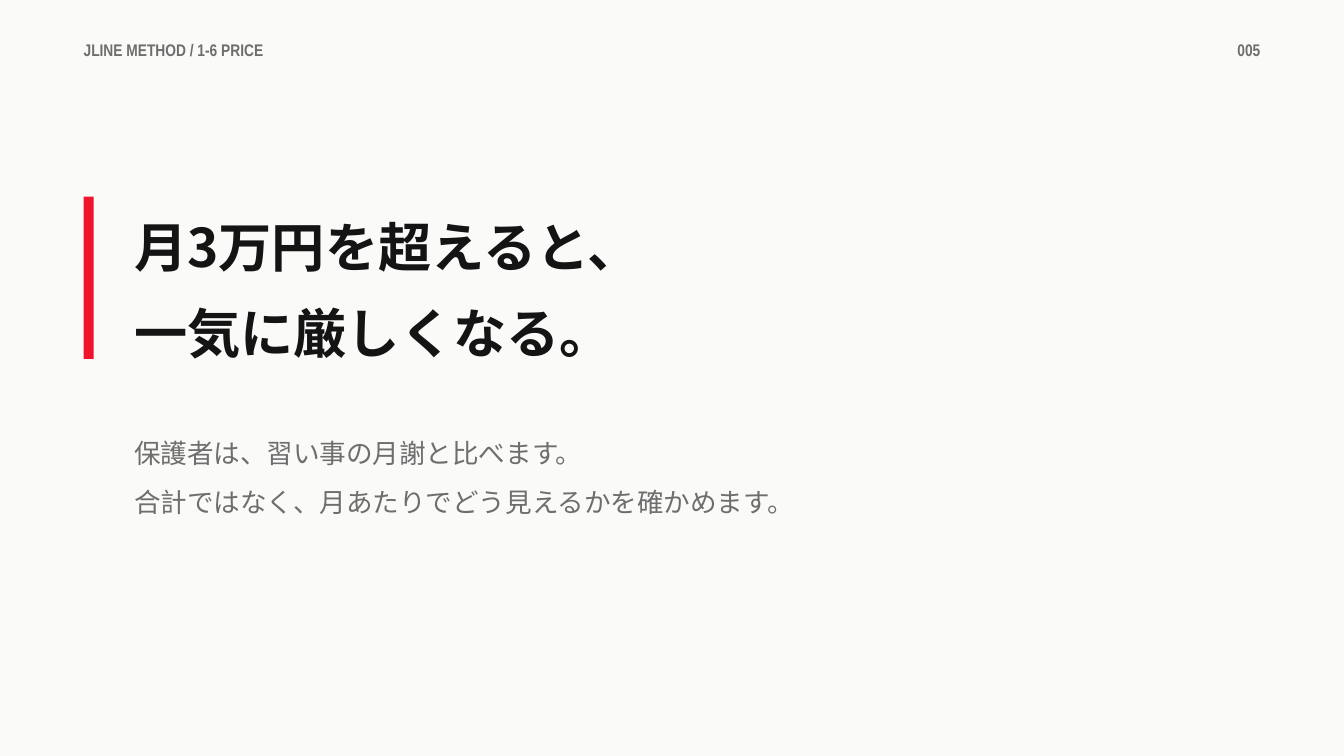
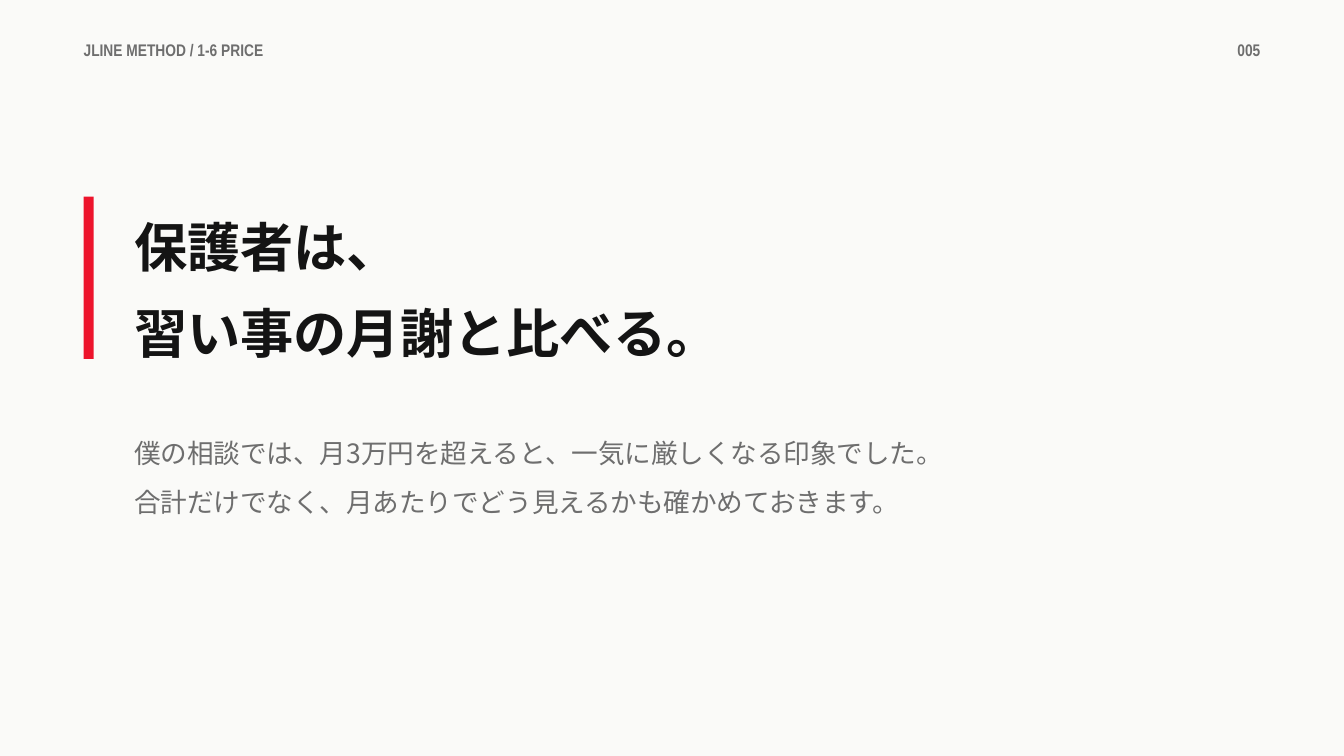
Before and after one commit to takafumisuzuki1117-sys/takafumi_suzuki, a slide deck: slide 5 of JLINEメソッド/教材/1章/1-6_価格の決め方.pptx. Drawn at 1344x756 pixels with LibreOffice and Linux fonts; fonts in the diff are those of the drawing. Boxes give left, top, right and bottom in pixels: in the first picture for what was removed or moved away, otherwise in the second. Text is boxed around its words. In the diff, an @@ line names an element or a change of style, - is before the commit and + after.

```diff
--- a/JLINEメソッド/教材/1章/1-6_価格の決め方.pptx
+++ b/JLINEメソッド/教材/1章/1-6_価格の決め方.pptx
@@ text at bbox=[134, 221, 719, 358]: text changed @@
-月3万円を超えると、
-一気に厳しくなる。
+保護者は、
+習い事の月謝と比べる。
@@ text at bbox=[134, 440, 943, 514]: text changed @@
-保護者は、習い事の月謝と比べます。
-合計ではなく、月あたりでどう見えるかを確かめます。
+僕の相談では、月3万円を超えると、一気に厳しくなる印象でした。
+合計だけでなく、月あたりでどう見えるかも確かめておきます。
```
Also in this commit, not shown: 7 other slides changed, 27 other files.
